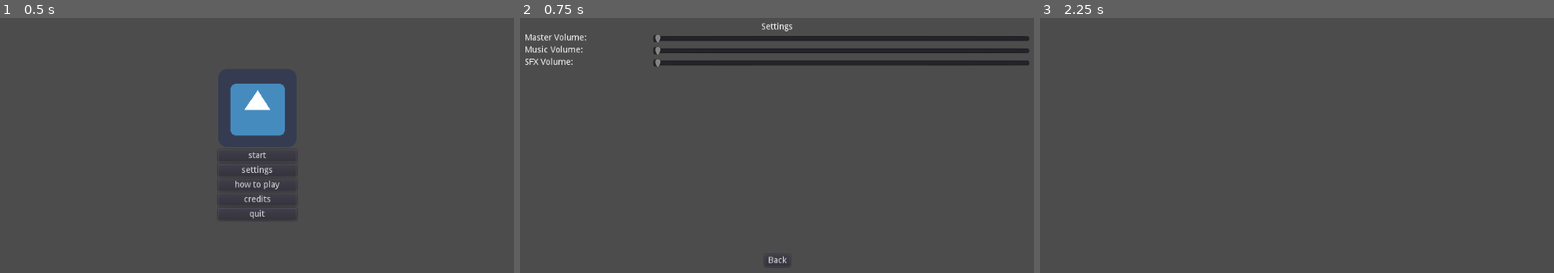
Above: before the commit, frames 1-3 (left to right).
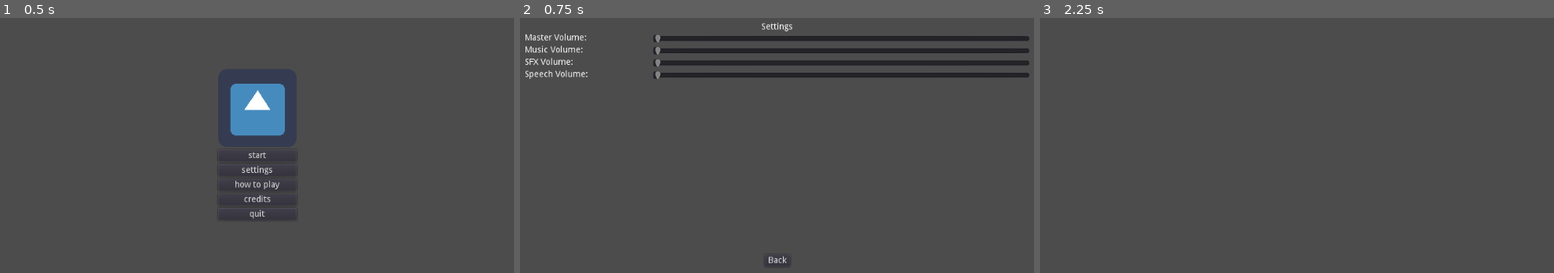
Above: after the commit, the same moments.

Repository: dmitriy-shmilo/godot-template
Game: Godot game, scene res://title_screen/title_screen.tscn
Two runs of this game, one before a commit and one after it. Both use one fixed random seed, a clock stepped at 60 frames per second and the inputs below. The engine's default icon, where the game draws it, is replaced by a stand-in: a white triangle on a blue panel in a dark square.
Inputs:
- Up to frame 1 (0.5 s): no input
- Up to frame 2 (0.75 s): click "settings" at 0.5 s
- Up to frame 3 (2.25 s): click "Back" at 1.25 s; click "start" at 2 s

Frame 1 is identical in both runs. In frame 2, 1.5% of the frame differs, in the area x 1-100%, y 20-24%; in frame 3, nothing differs.

Commit message:
Add audio buses. Add speech volume setting.

Diff:
--- /dev/null
+++ b/src/default_bus_layout.tres
@@ -0,0 +1,21 @@
+[gd_resource type="AudioBusLayout" format=2]
+
+[resource]
+bus/1/name = "Music"
+bus/1/solo = false
+bus/1/mute = false
+bus/1/bypass_fx = false
+bus/1/volume_db = 0.0
+bus/1/send = "Master"
+bus/2/name = "Sfx"
+bus/2/solo = false
+bus/2/mute = false
+bus/2/bypass_fx = false
+bus/2/volume_db = 0.0
+bus/2/send = "Master"
+bus/3/name = "Speech"
+bus/3/solo = false
+bus/3/mute = false
+bus/3/bypass_fx = false
+bus/3/volume_db = 0.0
+bus/3/send = "Master"
--- a/src/settings_screen/settings_screen.gd
+++ b/src/settings_screen/settings_screen.gd
@@ -13,5 +13,9 @@
 	Settings.sfx_volume = value
 
 
+func _on_SpeechVolumeSlider_value_changed(value):
+	Settings.speech_volume = value
+
+
 func _on_BackButton_pressed():
 	get_tree().change_scene("res://title_screen/title_screen.tscn")
--- a/src/settings_screen/settings_screen.tscn
+++ b/src/settings_screen/settings_screen.tscn
@@ -102,6 +102,25 @@
 size_flags_horizontal = 3
 size_flags_stretch_ratio = 3.0
 
+[node name="SpeechVolume" type="HBoxContainer" parent="VBoxContainer/ScrollContainer/VBoxContainer"]
+margin_top = 60.0
+margin_right = 824.0
+margin_bottom = 76.0
+
+[node name="VolumeLabel" type="Label" parent="VBoxContainer/ScrollContainer/VBoxContainer/SpeechVolume"]
+margin_right = 205.0
+margin_bottom = 16.0
+size_flags_horizontal = 3
+size_flags_vertical = 1
+text = "Speech Volume:"
+
+[node name="VolumeSlider" type="HSlider" parent="VBoxContainer/ScrollContainer/VBoxContainer/SpeechVolume"]
+margin_left = 209.0
+margin_right = 824.0
+margin_bottom = 16.0
+size_flags_horizontal = 3
+size_flags_stretch_ratio = 3.0
+
 [node name="BackButton" type="Button" parent="VBoxContainer"]
 margin_left = 391.0
 margin_top = 380.0
@@ -113,4 +132,5 @@
 [connection signal="value_changed" from="VBoxContainer/ScrollContainer/VBoxContainer/MasterVolume/VolumeSlider" to="." method="_on_MasterVolumeSlider_value_changed"]
 [connection signal="value_changed" from="VBoxContainer/ScrollContainer/VBoxContainer/MusicVolume/VolumeSlider" to="." method="_on_MusicVolumeSlider_value_changed"]
 [connection signal="value_changed" from="VBoxContainer/ScrollContainer/VBoxContainer/SfxVolume/VolumeSlider" to="." method="_on_SfxVolumeSlider_value_changed"]
+[connection signal="value_changed" from="VBoxContainer/ScrollContainer/VBoxContainer/SpeechVolume/VolumeSlider" to="." method="_on_SpeechVolumeSlider_value_changed"]
 [connection signal="pressed" from="VBoxContainer/BackButton" to="." method="_on_BackButton_pressed"]
--- a/src/util/settings.gd
+++ b/src/util/settings.gd
@@ -9,10 +9,18 @@
 var master_volume: float = DEFAULT_VOLUME setget set_master_volume
 var sfx_volume:float = DEFAULT_VOLUME setget set_sfx_volume
 var music_volume:float = DEFAULT_VOLUME setget set_music_volume
+var speech_volume:float = DEFAULT_VOLUME setget set_speech_volume
 
 var _master_bus_idx = -1
 var _sfx_bus_idx = -1
 var _music_bus_idx = -1
+var _speech_bus_idx = -1
+
+func _ready():
+	_master_bus_idx = AudioServer.get_bus_index("Master")
+	_music_bus_idx = AudioServer.get_bus_index("Music")
+	_sfx_bus_idx = AudioServer.get_bus_index("Sfx")
+	_speech_bus_idx = AudioServer.get_bus_index("Speech")
 
 
 func set_master_volume(value: float):
@@ -30,6 +38,11 @@
 	_set_volume(_music_bus_idx, value)
 
 
+func set_speech_volume(value: float):
+	speech_volume = clamp(value, MIN_VOLUME, MAX_VOLUME)
+	_set_volume(_speech_bus_idx, value)
+
+
 func _set_volume(bus_idx: int, volume: float):
 	if volume > MIN_VOLUME:
 		AudioServer.set_bus_mute(bus_idx, false)
